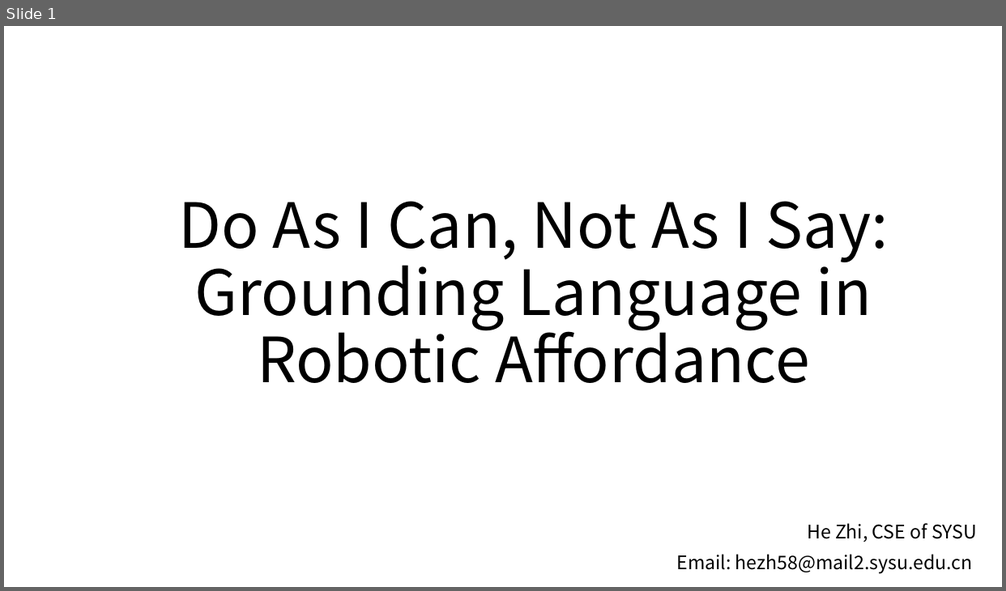
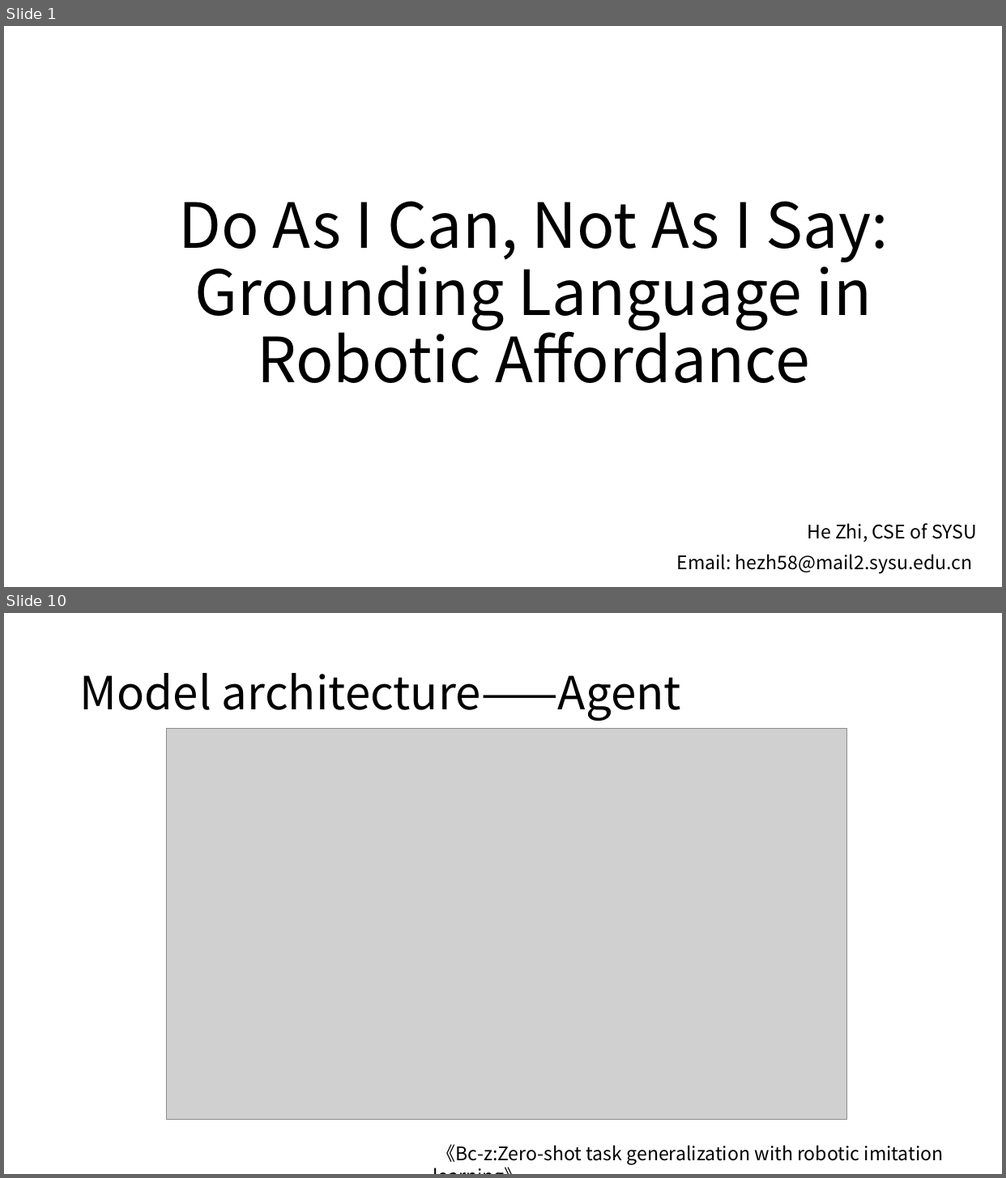
Before and after one commit to kevinva/paperReport, a slide deck: presentation/hoho_SayCan.pptx. Shown one above the other, each under a label of ours: slide 1 before the commit, slides 1 and 10 after it; the slides between them are not shown. The pictures are 1006x591 and 1006x1178 pixels, drawn with LibreOffice and Linux fonts; fonts in the diff are those of the drawing; grey boxes stand for pictures. Boxes give left, top, right and bottom in pixels: in the first picture for what was removed or moved away, otherwise in the second. Text is boxed around its words. In the diff, an @@ line names an element or a change of style, - is before the commit and + after.

```diff
--- a/presentation/hoho_SayCan.pptx
+++ b/presentation/hoho_SayCan.pptx
@@ slide 10 added at bbox=[4, 613, 1002, 1174], background #FFFFFF @@
@@ title added at bbox=[80, 673, 681, 721], 44 pt, text #000000 @@
+Model architecture——Agent
@@ picture added at bbox=[167, 728, 847, 1120] @@
@@ text added at bbox=[437, 1144, 944, 1165], 18 pt, text #000000 @@
+《Bc-z:Zero-shot task generalization with robotic imitation learning》
```
Also in this commit, not shown: 14 other slides added.
